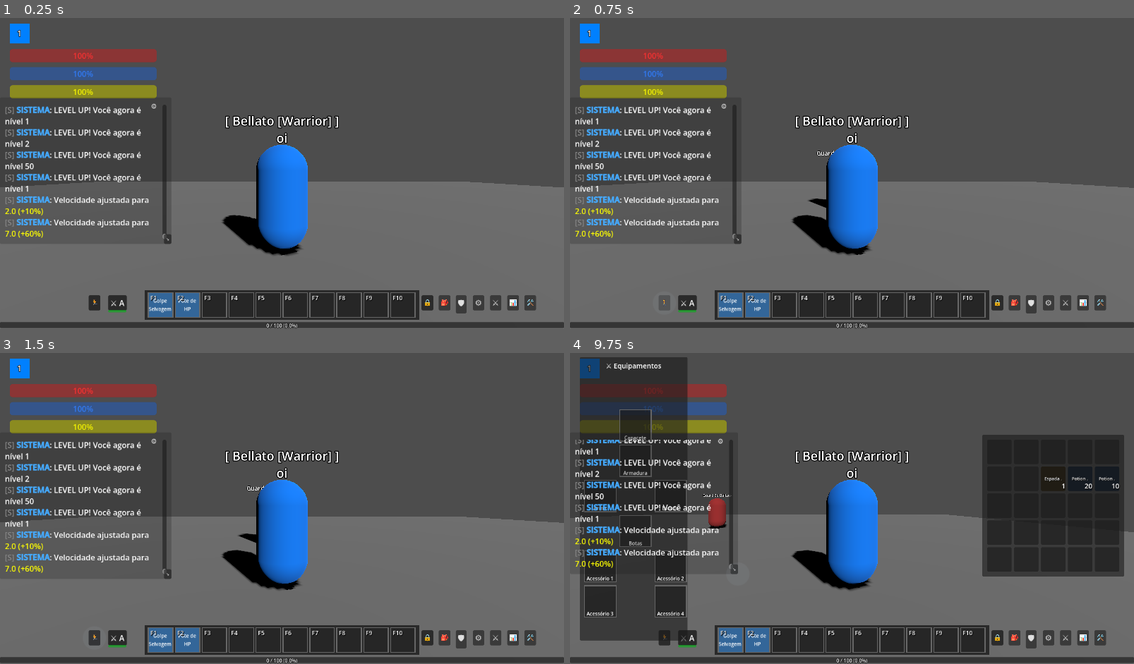
Above: before the commit, frames 1-4 (two rows, left to right).
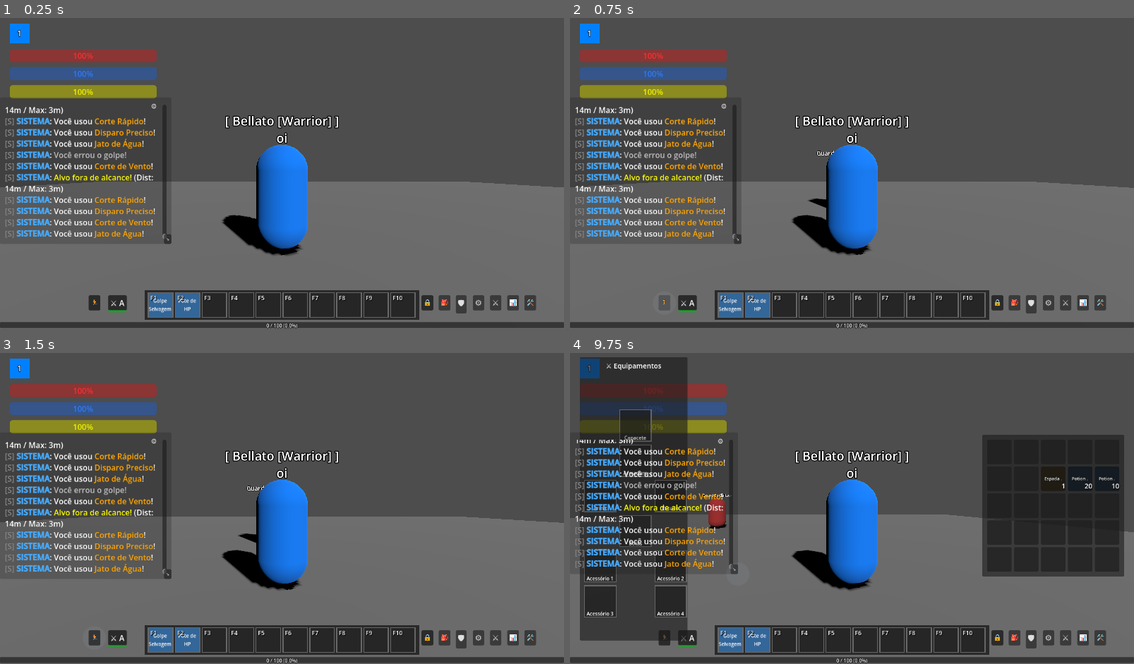
Above: after the commit, the same moments.

Repository: wellingtonpereira12/RFan-Online
Game: Godot game, scene res://levels/TestWorld.tscn
Same seed, same stepped clock (60 frames per second), same inputs: the game is played once before the commit and once after it.
Inputs:
- Up to frame 1 (0.25 s): no input
- Up to frame 2 (0.75 s): click "🏃" at 0.5 s
- Up to frame 3 (1.5 s): click "🚶" at 1.25 s
- Up to frame 4 (9.75 s): click "⚔️ A" at 2 s; click "⚔️ M" at 2.75 s; click "🔒" at 3.5 s; click "🔓" at 4.25 s; click "🎒" at 5 s; click "🛡" at 5.75 s; click "⚙️" at 6.5 s; click "⚔️" at 7.25 s; click "📊" at 8 s; click "🛠️" at 8.75 s; click "↘" at 9.5 s

The runs differ from the first frame. In frame 1, 3.0% of the frame differs, in the area x 0-28%, y 28-71%; in frame 2, 3.0%; in frame 3, 3.0%; in frame 4, 3.0%.

Commit message:
no message

Diff:
--- a/r-fan-online/components/CombatComponent.gd
+++ b/r-fan-online/components/CombatComponent.gd
@@ -31,14 +31,11 @@
 
 func _apply_potion_effect(data: Dictionary):
 	if data["efeito"] == "hp" or data["efeito"] == "hp_sp":
-		vitals.hp = clampi(vitals.hp + data["valor"], 0, vitals.max_hp)
-		vitals.hp_changed.emit(vitals.hp, vitals.max_hp)
+		vitals.restore_health(data["valor"])
 	if data["efeito"] == "sp" or data["efeito"] == "hp_sp":
-		vitals.sp = clampi(vitals.sp + data["valor"], 0, vitals.max_sp)
-		vitals.sp_changed.emit(vitals.sp, vitals.max_sp)
+		vitals.restore_sp(data["valor"])
 	if data["efeito"] == "fp":
-		vitals.fp = clampi(vitals.fp + data["valor"], 0, vitals.max_fp)
-		vitals.fp_changed.emit(vitals.fp, vitals.max_fp)
+		vitals.restore_fp(data["valor"])
 	_send_system_msg("Você usou [color=cyan]" + data["nome"] + "[/color].")
 
 func _handle_skill_usage(slot_index: int, skill: Dictionary, skill_bar):
@@ -114,14 +111,16 @@
 		target_stats = {"dodge": 5, "block": 5, "defesa": 10}
 
 	# 1. Chance de Acerto (Accuracy vs Dodge)
-	var hit_chance = my_stats["accuracy"] - target_stats["dodge"]
+	var target_dodge = target_stats.get("dodge", 5)
+	var hit_chance = my_stats["accuracy"] - target_dodge
 	if randf_range(0, 100) > hit_chance:
 		DamageTextManager.display_damage(0, DamageTextManager.DamageType.MISS, target.global_position)
 		_send_system_msg("[color=gray]Você errou o golpe![/color]")
 		return
 
 	# 2. Chance de Bloqueio (Shield Block)
-	if randf_range(0, 100) < target_stats["block"]:
+	var target_block = target_stats.get("block", 0)
+	if randf_range(0, 100) < target_block:
 		DamageTextManager.display_damage(0, DamageTextManager.DamageType.BLOCK, target.global_position)
 		_send_system_msg("[color=blue]O alvo bloqueou o ataque![/color]")
 		return
@@ -136,7 +135,8 @@
 	var raw_dmg = (ataque_total + skill["dano"]) * skill_mult
 
 	# Redução de Defesa
-	var final_dmg = int(max(1, raw_dmg - target_stats["defesa"]))
+	var target_def = target_stats.get("defesa", 0)
+	var final_dmg = int(max(1, raw_dmg - target_def))
 
 	# 4. Chance de Crítico (Fixo 10% por enquanto, ou vindo de stats)
 	var is_crit = randf_range(0, 100) < 10.0
--- a/r-fan-online/components/VitalsComponent.gd
+++ b/r-fan-online/components/VitalsComponent.gd
@@ -19,17 +19,26 @@
 
 # --- Configurações de Regeneração ---
 var is_running: bool = false
-var fp_drain_rate: float = 15.0 # Quanto tempo perde por segundo correndo
-var fp_regen_rate: float = 10.0 # Quanto recupera por segundo parado/andando
+var fp_drain_rate: float = 1.0 # Perde 1 ponto por segundo correndo
+var fp_regen_rate: float = 2.0 # Recupera 2 pontos por segundo parado/andando
 
-# Acumular decimal
+# Acumular decimais para regeneração suave
+var hp_pool: float = 0.0
+var sp_pool: float = 0.0
 var fp_pool: float = 0.0
+
+# Taxas de Regeneração (% por segundo)
+var hp_regen_pct: float = 0.0
+var sp_regen_pct: float = 0.0
+var fp_regen_pct: float = 0.0
+
+var _is_first_sync: bool = true
 
 func _ready() -> void:
 	# Aguarda um frame para garantir que o StatusManager calculou tudo
 	call_deferred("sync_with_status")
 
-func sync_with_status():
+func sync_with_status(refill: bool = false):
 	# SÓ sincroniza com o StatusManager se for o Player!
 	if not get_parent().is_in_group("players"):
 		return
@@ -40,25 +49,43 @@
 		max_sp = stats["sp"]
 		max_fp = stats["fp"]
 
-		# Resetar atuais para o novo máximo (curar totalmente ao sincronizar/mudar level)
-		hp = max_hp
-		sp = max_sp
-		fp = max_fp
+		hp_regen_pct = stats.get("hp_regen", 1.0)
+		sp_regen_pct = stats.get("sp_regen", 1.0)
+		fp_regen_pct = stats.get("fp_regen", 1.0)
+
+		# Se for a PRIMEIRA sincronização ou um Level Up (refill), enche tudo.
+		if _is_first_sync or refill:
+			hp = max_hp
+			sp = max_sp
+			fp = max_fp
+			hp_pool = float(hp)
+			sp_pool = float(sp)
+			fp_pool = float(fp)
+			_is_first_sync = false
+		else:
+			# Garante que o atual não ultrapasse o novo máximo se o status diminuiu
+			hp = clampi(hp, 0, max_hp)
+			sp = clampi(sp, 0, max_sp)
+			fp = clampi(fp, 0, max_fp)
+			hp_pool = clampf(hp_pool, 0.0, float(max_hp))
+			sp_pool = clampf(sp_pool, 0.0, float(max_sp))
+			fp_pool = clampf(fp_pool, 0.0, float(max_fp))
 
 		hp_changed.emit(hp, max_hp)
 		sp_changed.emit(sp, max_sp)
 		fp_changed.emit(fp, max_fp)
-		print("[Vitals] Sincronizado com StatusManager: HP=", max_hp)
-	fp_pool = float(fp)
+		print("[Vitals] Sincronizado com StatusManager: HP=", max_hp, " Regen=", hp_regen_pct, "%")
 
 func restore_health(amount: int) -> void:
 	if hp <= 0: return
 	hp = clampi(hp + amount, 0, max_hp)
+	hp_pool = float(hp) # SINCRONIZA O POOL
 	hp_changed.emit(hp, max_hp)
 
 func restore_sp(amount: int) -> void:
-	if hp <= 0: return # Não recupera SP se estiver morto
+	if hp <= 0: return
 	sp = clampi(sp + amount, 0, max_sp)
+	sp_pool = float(sp) # SINCRONIZA O POOL
 	sp_changed.emit(sp, max_sp)
 
 func restore_fp(amount: int) -> void:
@@ -70,6 +97,7 @@
 func take_damage(amount: int, type = -1) -> void:
 	if hp <= 0: return
 	hp = clampi(hp - amount, 0, max_hp)
+	hp_pool = float(hp) # Sincroniza o pool decimal ao tomar dano
 	hp_changed.emit(hp, max_hp)
 
 	# Exibir Texto de Dano
@@ -89,6 +117,7 @@
 
 func consume_sp(amount: int) -> void:
 	sp = clampi(sp - amount, 0, max_sp)
+	sp_pool = float(sp) # SINCRONIZA O POOL DECIMAL
 	sp_changed.emit(sp, max_sp)
 
 func consume_fp(amount: int) -> void:
@@ -97,18 +126,41 @@
 	fp_changed.emit(fp, max_fp)
 
 func _process(delta: float) -> void:
-	# Sistema de consumo e regeneração de FP
-	if is_running:
-		if fp > 0:
-			fp_pool -= fp_drain_rate * delta
+	var player = get_parent()
+	var in_combat = false
+	if "is_in_combat" in player: # Se for o player, checamos o modo de batalha
+		in_combat = player.is_in_combat
+
+	# --- SISTEMA DE REGENERAÇÃO PASSIVA (FORA DE COMBATE) ---
+	if not in_combat and hp > 0:
+		# Regeneração de HP
+		if hp < max_hp:
+			var regen_amount = (max_hp * (hp_regen_pct / 100.0)) * delta
+			hp_pool = clampf(hp_pool + regen_amount, 0.0, float(max_hp))
+			var old_hp = hp
+			hp = int(hp_pool)
+			if hp != old_hp: hp_changed.emit(hp, max_hp)
+
+		# Regeneração de SP
+		if sp < max_sp:
+			var regen_amount = (max_sp * (sp_regen_pct / 100.0)) * delta
+			sp_pool = clampf(sp_pool + regen_amount, 0.0, float(max_sp))
+			var old_sp = sp
+			sp = int(sp_pool)
+			if sp != old_sp: sp_changed.emit(sp, max_sp)
+
+		# Regeneração de FP (Quando parado ou andando)
+		if not is_running and fp < max_fp:
+			var regen_amount = (max_fp * (fp_regen_pct / 100.0)) * delta
+			fp_pool = clampf(fp_pool + regen_amount, 0.0, float(max_fp))
 			var old_fp = fp
-			fp = clampi(int(fp_pool), 0, max_fp)
-			if fp != old_fp:
-				fp_changed.emit(fp, max_fp)
-	else:
-		if fp < max_fp:
-			fp_pool += fp_regen_rate * delta
-			var old_fp = fp
-			fp = clampi(int(fp_pool), 0, max_fp)
-			if fp != old_fp:
-				fp_changed.emit(fp, max_fp)
+			fp = int(fp_pool)
+			if fp != old_fp: fp_changed.emit(fp, max_fp)
+
+	# --- SISTEMA DE CONSUMO DE FP (CORRENDO) ---
+	if is_running and fp > 0:
+		fp_pool -= fp_drain_rate * delta
+		var old_fp = fp
+		fp = clampi(int(fp_pool), 0, max_fp)
+		if fp != old_fp:
+			fp_changed.emit(fp, max_fp)
--- a/r-fan-online/core/StatusManager.gd
+++ b/r-fan-online/core/StatusManager.gd
@@ -21,7 +21,7 @@
 	_load_player_data()
 	calculate_status()
 	if ExperienceManager:
-		ExperienceManager.level_up.connect(func(_lv): calculate_status())
+		ExperienceManager.level_up.connect(func(_lv): calculate_status(true))
 
 func initialize_for_player():
 	print("[StatusManager] Inicializando para o jogador...")
@@ -48,7 +48,7 @@
 	else:
 		print("[StatusManager] Erro: Arquétipo '", player_class, "' não encontrado!")
 
-func calculate_status():
+func calculate_status(refill: bool = false):
 	# 1. Começa com a Base (que pode escalar com o Level)
 	var lv = 1
 	if ExperienceManager: lv = ExperienceManager.current_level
@@ -68,7 +68,7 @@
 	if player:
 		var vitals = player.get_node_or_null("VitalsComponent")
 		if vitals and vitals.has_method("sync_with_status"):
-			vitals.sync_with_status()
+			vitals.sync_with_status(refill)
 
 	status_updated.emit()
 
@@ -79,7 +79,7 @@
 
 	# Conecta ao sinal de mudança para recalcular automaticamente se ainda não estiver conectado
 	if not equip_manager.equipment_changed.is_connected(calculate_status):
-		equip_manager.equipment_changed.connect(func(_slot, _id): calculate_status())
+		equip_manager.equipment_changed.connect(func(_slot, _id): calculate_status(false))
 
 	var equipped_items = equip_manager.get_equipped_items_data()
 	for item in equipped_items:
--- a/r-fan-online/database/chat_logs.json
+++ b/r-fan-online/database/chat_logs.json
@@ -3931,15 +3931,249 @@
 		"text": "LEVEL UP! Você agora é nível 1"
 	},
 	{
+		"channel": 1.0,
+		"race": "Bellato",
+		"sender": "SISTEMA",
+		"text": "Velocidade ajustada para [color=yellow]2.0 (+10%)[/color]"
+	},
+	{
+		"channel": 1.0,
+		"race": "Bellato",
+		"sender": "SISTEMA",
+		"text": "Velocidade ajustada para [color=yellow]7.0 (+60%)[/color]"
+	},
+	{
+		"channel": 1.0,
+		"race": "Bellato",
+		"sender": "SISTEMA",
+		"text": "Você usou [color=orange]Disparo Preciso[/color]!"
+	},
+	{
+		"channel": 1.0,
+		"race": "Bellato",
+		"sender": "SISTEMA",
+		"text": "[color=yellow]Alvo fora de alcance![/color] (Dist: 9m / Max: 3m)"
+	},
+	{
+		"channel": 1.0,
+		"race": "Bellato",
+		"sender": "SISTEMA",
+		"text": "[color=yellow]Alvo fora de alcance![/color] (Dist: 9m / Max: 3m)"
+	},
+	{
+		"channel": 1.0,
+		"race": "Bellato",
+		"sender": "SISTEMA",
+		"text": "[color=yellow]Alvo fora de alcance![/color] (Dist: 7m / Max: 3m)"
+	},
+	{
+		"channel": 1.0,
+		"race": "Bellato",
+		"sender": "SISTEMA",
+		"text": "[color=yellow]Alvo fora de alcance![/color] (Dist: 6m / Max: 3m)"
+	},
+	{
+		"channel": 1.0,
+		"race": "Bellato",
+		"sender": "SISTEMA",
+		"text": "Você usou [color=orange]Disparo Preciso[/color]!"
+	},
+	{
+		"channel": 1.0,
+		"race": "Bellato",
+		"sender": "SISTEMA",
+		"text": "Habilidade em espera... (1.4s)"
+	},
+	{
+		"channel": 1.0,
+		"race": "Bellato",
+		"sender": "SISTEMA",
+		"text": "[color=yellow]Alvo fora de alcance![/color] (Dist: 27m / Max: 25m)"
+	},
+	{
+		"channel": 1.0,
+		"race": "Bellato",
+		"sender": "SISTEMA",
+		"text": "[color=yellow]Alvo fora de alcance![/color] (Dist: 28m / Max: 25m)"
+	},
+	{
+		"channel": 1.0,
+		"race": "Bellato",
+		"sender": "SISTEMA",
+		"text": "[color=yellow]Alvo fora de alcance![/color] (Dist: 26m / Max: 25m)"
+	},
+	{
+		"channel": 1.0,
+		"race": "Bellato",
+		"sender": "SISTEMA",
+		"text": "Você usou [color=orange]Disparo Preciso[/color]!"
+	},
+	{
+		"channel": 1.0,
+		"race": "Bellato",
+		"sender": "SISTEMA",
+		"text": "Habilidade em espera... (2.3s)"
+	},
+	{
+		"channel": 1.0,
+		"race": "Bellato",
+		"sender": "SISTEMA",
+		"text": "Habilidade em espera... (2.1s)"
+	},
+	{
+		"channel": 1.0,
+		"race": "Bellato",
+		"sender": "SISTEMA",
+		"text": "Você usou [color=orange]Corte Rápido[/color]!"
+	},
+	{
+		"channel": 1.0,
+		"race": "Bellato",
+		"sender": "SISTEMA",
+		"text": "Você usou [color=orange]Corte Rápido[/color]!"
+	},
+	{
+		"channel": 1.0,
+		"race": "Bellato",
+		"sender": "SISTEMA",
+		"text": "Habilidade em espera... (1.0s)"
+	},
+	{
+		"channel": 1.0,
+		"race": "Bellato",
+		"sender": "SISTEMA",
+		"text": "Habilidade em espera... (0.7s)"
+	},
+	{
+		"channel": 1.0,
+		"race": "Bellato",
+		"sender": "SISTEMA",
+		"text": "Habilidade em espera... (0.4s)"
+	},
+	{
+		"channel": 1.0,
+		"race": "Bellato",
+		"sender": "SISTEMA",
+		"text": "Você usou [color=orange]Jato de Água[/color]!"
+	},
+	{
+		"channel": 1.0,
+		"race": "Bellato",
+		"sender": "SISTEMA",
+		"text": "Habilidade em espera... (1.4s)"
+	},
+	{
+		"channel": 1.0,
+		"race": "Bellato",
+		"sender": "SISTEMA",
+		"text": "[color=yellow]Alvo fora de alcance![/color] (Dist: 13m / Max: 3m)"
+	},
+	{
+		"channel": 1.0,
+		"race": "Bellato",
+		"sender": "SISTEMA",
+		"text": "[color=yellow]Alvo fora de alcance![/color] (Dist: 13m / Max: 3m)"
+	},
+	{
+		"channel": 1.0,
+		"race": "Bellato",
+		"sender": "SISTEMA",
+		"text": "[color=yellow]Alvo fora de alcance![/color] (Dist: 13m / Max: 3m)"
+	},
+	{
+		"channel": 1.0,
+		"race": "Bellato",
+		"sender": "SISTEMA",
+		"text": "Você usou [color=orange]Disparo Preciso[/color]!"
+	},
+	{
+		"channel": 1.0,
+		"race": "Bellato",
+		"sender": "SISTEMA",
+		"text": "Habilidade em espera... (1.5s)"
+	},
+	{
+		"channel": 1.0,
+		"race": "Bellato",
+		"sender": "SISTEMA",
+		"text": "Você usou [color=orange]Jato de Água[/color]!"
+	},
+	{
+		"channel": 1.0,
+		"race": "Bellato",
+		"sender": "SISTEMA",
+		"text": "[color=gray]Você errou o golpe![/color]"
+	},
+	{
+		"channel": 1.0,
+		"race": "Bellato",
+		"sender": "SISTEMA",
+		"text": "Você usou [color=orange]Corte de Vento[/color]!"
+	},
+	{
+		"channel": 1.0,
+		"race": "Bellato",
+		"sender": "SISTEMA",
+		"text": "[color=yellow]Alvo fora de alcance![/color] (Dist: 14m / Max: 3m)"
+	},
+	{
+		"channel": 1.0,
+		"race": "Bellato",
+		"sender": "SISTEMA",
+		"text": "Você usou [color=orange]Corte Rápido[/color]!"
+	},
+	{
+		"channel": 1.0,
+		"race": "Bellato",
+		"sender": "SISTEMA",
+		"text": "Você usou [color=orange]Disparo Preciso[/color]!"
+	},
+	{
+		"channel": 1.0,
+		"race": "Bellato",
+		"sender": "SISTEMA",
+		"text": "Você usou [color=orange]Jato de Água[/color]!"
+	},
+	{
+		"channel": 1.0,
+		"race": "Bellato",
+		"sender": "SISTEMA",
+		"text": "[color=gray]Você errou o golpe![/color]"
+	},
+	{
+		"channel": 1.0,
+		"race": "Bellato",
+		"sender": "SISTEMA",
+		"text": "Você usou [color=orange]Corte de Vento[/color]!"
+	},
+	{
 		"channel": 1,
 		"race": "Bellato",
 		"sender": "SISTEMA",
-		"text": "Velocidade ajustada para [color=yellow]2.0 (+10%)[/color]"
+		"text": "[color=yellow]Alvo fora de alcance![/color] (Dist: 14m / Max: 3m)"
 	},
 	{
 		"channel": 1,
 		"race": "Bellato",
 		"sender": "SISTEMA",
-		"text": "Velocidade ajustada para [color=yellow]7.0 (+60%)[/color]"
+		"text": "Você usou [color=orange]Corte Rápido[/color]!"
+	},
+	{
+		"channel": 1,
+		"race": "Bellato",
+		"sender": "SISTEMA",
+		"text": "Você usou [color=orange]Disparo Preciso[/color]!"
+	},
+	{
+		"channel": 1,
+		"race": "Bellato",
+		"sender": "SISTEMA",
+		"text": "Você usou [color=orange]Corte de Vento[/color]!"
+	},
+	{
+		"channel": 1,
+		"race": "Bellato",
+		"sender": "SISTEMA",
+		"text": "Você usou [color=orange]Jato de Água[/color]!"
 	}
 ]
--- a/r-fan-online/database/class_configs.json
+++ b/r-fan-online/database/class_configs.json
@@ -12,6 +12,9 @@
 			"accuracy": 80,
 			"dodge": 5,
 			"debuff_resist": 5,
+			"hp_regen": 1.0,
+			"sp_regen": 1.0,
+			"fp_regen": 1.0,
 			"elemental": {
 				"fire": 5,
 				"water": 5,
@@ -40,6 +43,9 @@
 			"accuracy": 70,
 			"dodge": 10,
 			"debuff_resist": 25,
+			"hp_regen": 1.0,
+			"sp_regen": 1.0,
+			"fp_regen": 1.0,
 			"elemental": {
 				"fire": 15,
 				"water": 15,
@@ -68,6 +74,9 @@
 			"accuracy": 95,
 			"dodge": 20,
 			"debuff_resist": 10,
+			"hp_regen": 1.0,
+			"sp_regen": 1.0,
+			"fp_regen": 1.0,
 			"elemental": {
 				"fire": 10,
 				"water": 10,
@@ -96,6 +105,9 @@
 			"accuracy": 85,
 			"dodge": 12,
 			"debuff_resist": 15,
+			"hp_regen": 1.0,
+			"sp_regen": 1.0,
+			"fp_regen": 1.0,
 			"elemental": {
 				"fire": 8,
 				"water": 8,
--- a/r-fan-online/ui/hud/StatusWindow.gd
+++ b/r-fan-online/ui/hud/StatusWindow.gd
@@ -94,15 +94,15 @@
 			current_sp = vitals.sp
 			current_fp = vitals.fp
 
-	hp_label.text = "HP: %d / %d" % [current_hp, stats["hp"]]
+	hp_label.text = "HP: %d / %d (Regen: %.1f%%)" % [current_hp, stats["hp"], stats.get("hp_regen", 1.0)]
 	hp_bar.max_value = stats["hp"]
 	hp_bar.value = current_hp
 
-	sp_label.text = "SP: %d / %d" % [current_sp, stats["sp"]]
+	sp_label.text = "SP: %d / %d (Regen: %.1f%%)" % [current_sp, stats["sp"], stats.get("sp_regen", 1.0)]
 	sp_bar.max_value = stats["sp"]
 	sp_bar.value = current_sp
 
-	fp_label.text = "FP: %d / %d" % [current_fp, stats["fp"]]
+	fp_label.text = "FP: %d / %d (Regen: %.1f%%)" % [current_fp, stats["fp"], stats.get("fp_regen", 1.0)]
 	fp_bar.max_value = stats["fp"]
 	fp_bar.value = current_fp
 
